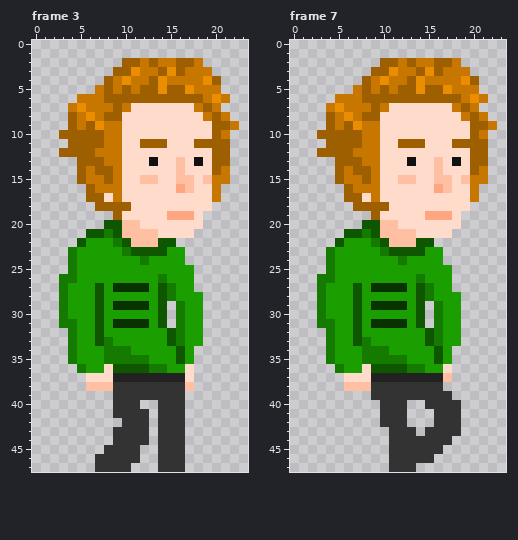
Two versions of one pixel-art file, animacije/level_0/character-0-walk.aseprite. Above is the file before it was changed.
24x48 pixels, 8 frames. Shown: frame 3, frame 7. The commit also changed other frames, which this record leaves out.
The same view after the edit:
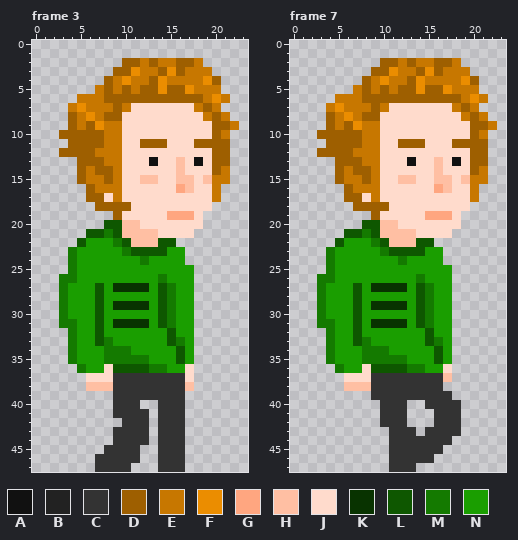
Palette (. is transparent): A #111111  B #222222  C #333333  D #9e5f00  E #c77700  F #eb8d00  G #ffa680  H #ffbfa3  J #ffdbcc  K #083300  L #0e5700  M #147a00  N #1a9e00
Commit message: popravki na hoji fele
Change:
--- frame 3
@@ x 13..20 @@
 27 NLMNN...
-28 NLMNNN..
-29 NL.MNN..
-30 NL.MNN..
-31 NL.MNN..
-32 NNLMNN..
-33 NNLMNN..
+28 NLMNN...
+29 NLMNN...
+30 NLMNN...
+31 NLMNN...
+32 NNLNN...
+33 NNLMN...
 34 NNNLN...
@@ x 7..18 @@
 36 NJLLLLMMNNJ.
-37 JJBBBBBBBBJ.
+37 JJCCCCCCCCJ.
 38 HHCCCCCCCCH.
--- frame 7
@@ x 13..20 @@
 27 NLMNN...
-28 NLMNNN..
-29 NL.MNN..
-30 NL.MNN..
-31 NL.MNN..
-32 NNLMNN..
-33 NNLMNN..
+28 NLMNN...
+29 NLMNN...
+30 NLMNN...
+31 NLMNN...
+32 NNLNN...
+33 NNLMN...
 34 NNNLN...
@@ x 7..18 @@
 36 NJLLLLMMNNJ.
-37 JJBBBBBBBBH.
+37 JJCCCCCCCCH.
 38 HHCCCCCCCC..
Boxes around the changes in both pictures, in picture pixels (x1, y1, x2, y2):
changed: (113, 292, 203, 382)
changed: (371, 292, 461, 382)
